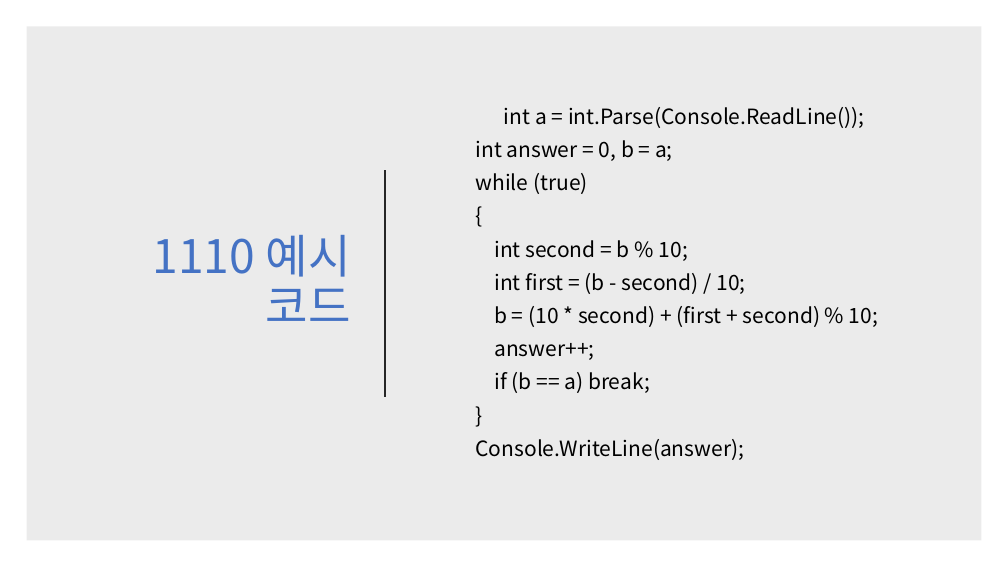
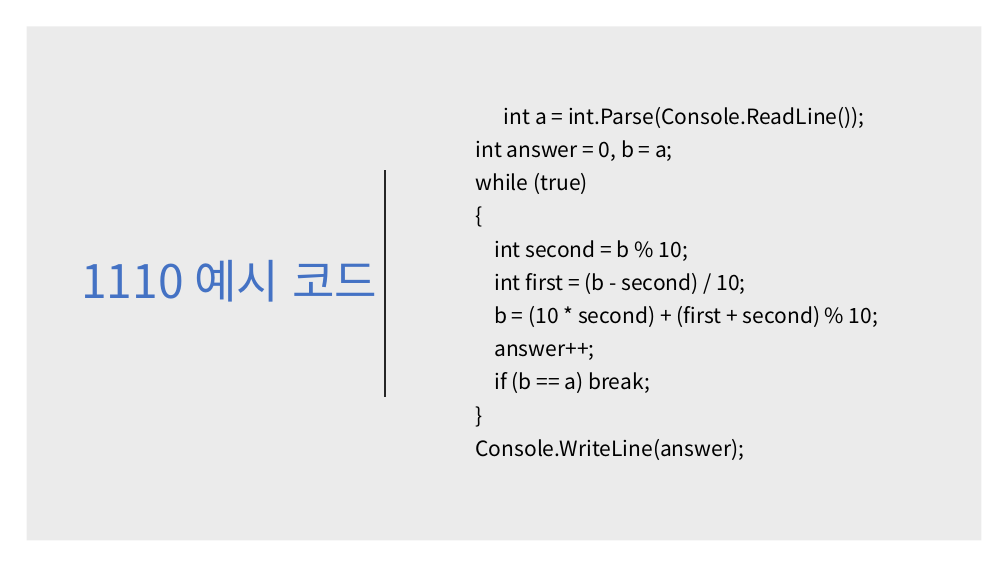
Before and after one commit to kjh99660/Study_powerpoint, a slide deck: slide 7 of c# 스터디 3주 차.pptx. Drawn at 1008x567 pixels with LibreOffice and Linux fonts; fonts in the diff are those of the drawing. Boxes give left, top, right and bottom in pixels: in the first picture for what was removed or moved away, otherwise in the second. Text is boxed around its words. In the diff, an @@ line names an element or a change of style, - is before the commit and + after.

```diff
--- a/c# 스터디 3주 차.pptx
+++ b/c# 스터디 3주 차.pptx
@@ title "1110 예시 코드" rewrapped from box(153, 235, 351, 321) to box(81, 260, 377, 302) @@
```
Also in this commit, not shown: 1 other slide changed, 7 other files.
